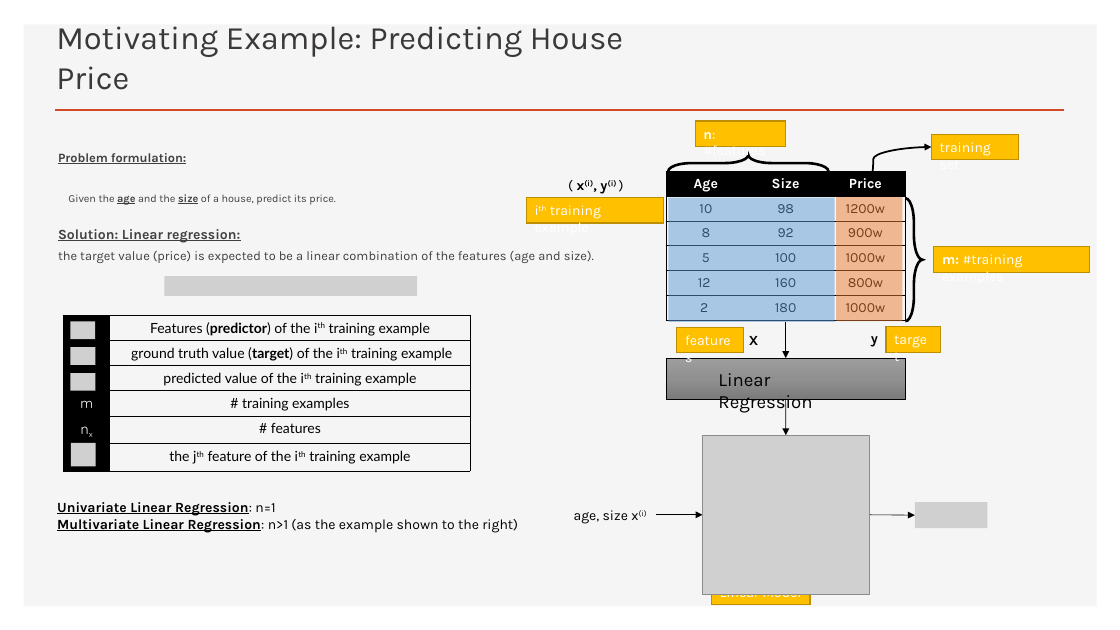
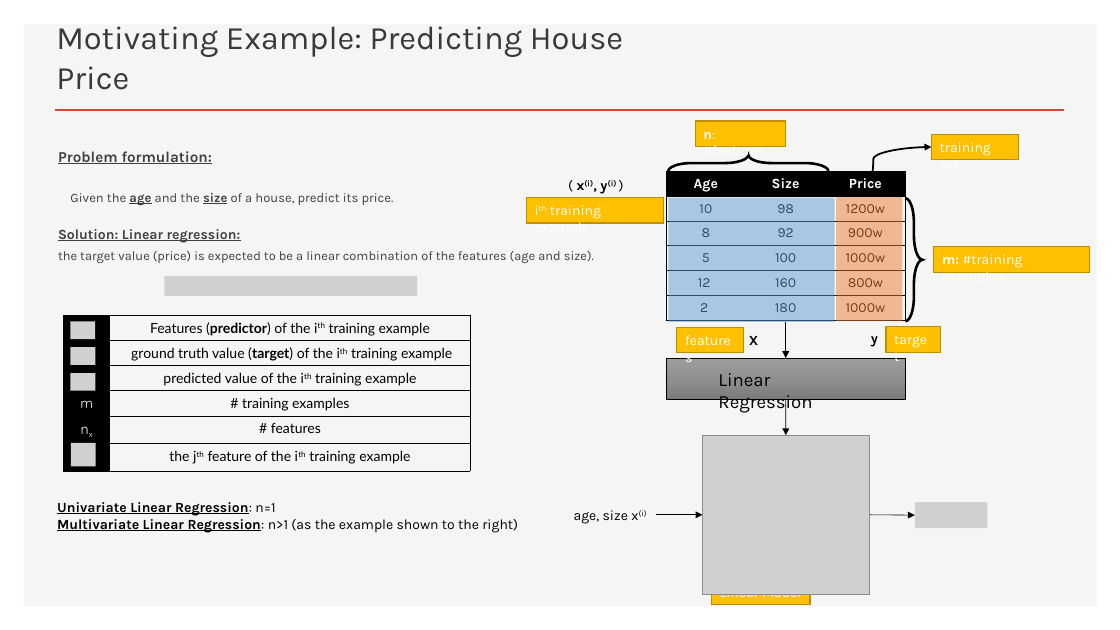
Before and after one commit to ichenwang/ml-course, a slide deck: slide 4 of lecture-2-linear-regression/slides/lecture-2-linear-regression.pptx. Drawn at 1120x630 pixels with LibreOffice and Linux fonts; fonts in the diff are those of the drawing; grey boxes stand for pictures. Boxes give left, top, right and bottom in pixels: in the first picture for what was removed or moved away, otherwise in the second. Text is boxed around its words. In the diff, an @@ line names an element or a change of style, - is before the commit and + after.

```diff
--- a/lecture-2-linear-regression/slides/lecture-2-linear-regression.pptx
+++ b/lecture-2-linear-regression/slides/lecture-2-linear-regression.pptx
@@ text "Problem formulation:" at bbox=[58, 151, 394, 205]: size 10.8 to 12.9 pt in "Problem formulation:"; size 9.3 to 11.1 pt in "Given the age and the size of ..." @@
```
Also in this commit, not shown: 3 other slides changed, 6 slides added.
